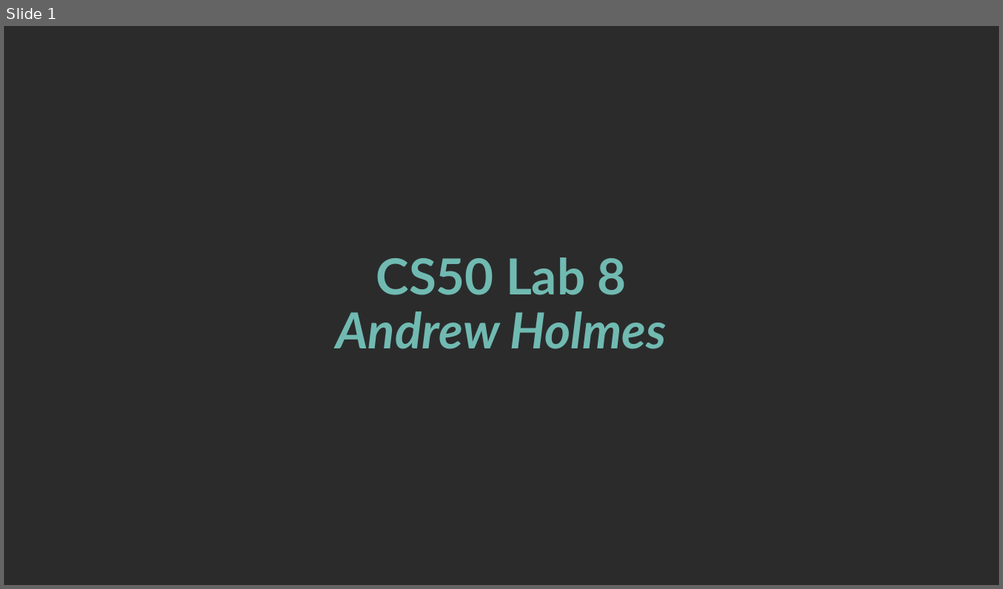
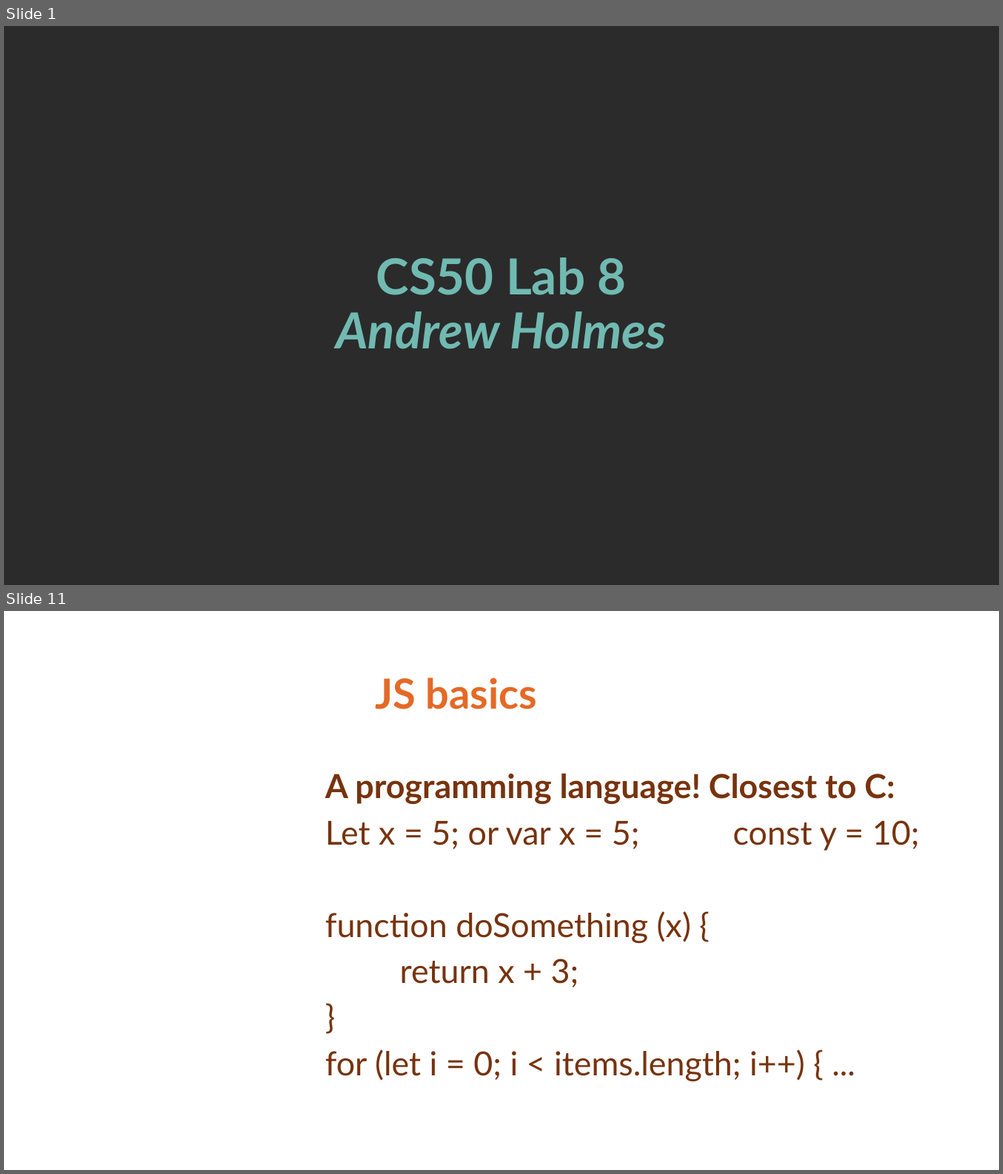
Before and after one commit to ACHolmes/CS50TF-2022F, a slide deck: lab8/CS50 Lab 8.pptx. Shown one above the other, each under a label of ours: slide 1 before the commit, slides 1 and 11 after it; the slides between them are not shown. The pictures are 1003x589 and 1003x1174 pixels, drawn with LibreOffice and Linux fonts; fonts in the diff are those of the drawing; background and template pictures are left out; a plain dark background stands for a picture behind light text. Boxes give left, top, right and bottom in pixels: in the first picture for what was removed or moved away, otherwise in the second. Text is boxed around its words. In the diff, an @@ line names an element or a change of style, - is before the commit and + after.

```diff
--- a/lab8/CS50 Lab 8.pptx
+++ b/lab8/CS50 Lab 8.pptx
@@ slide 11 added at (x1=4, y1=611, x2=999, y2=1170), background #FFFFFF @@
@@ title added at (x1=375, y1=678, x2=537, y2=709), 40 pt, text #E56925, bold @@
+JS basics
@@ text added at (x1=325, y1=773, x2=919, y2=1082), 32 pt, text #77330E @@
+A programming language! Closest to C:
+Let x = 5; or var x = 5; const y = 10;
+function doSomething (x) {
+return x + 3;
+}
+for (let i = 0; i < items.length; i++) { ...
```
Also in this commit, not shown: 6 slides changed, 11 other slides added, 4 slides removed, 6 other files.
